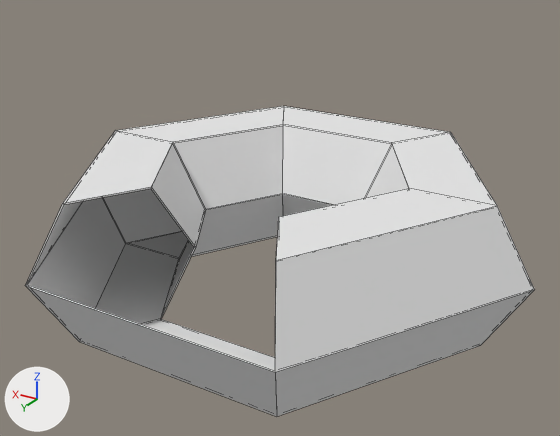
What one commit did to the Blender file Assets/Models/Circle.blend.
Both versions are drawn from a 50 mm lens placed at (-2.13, 3.56, 1.84), pointed at (-0.04, 0.08, 0.1). The axes (+X, +Y, +Z) are drawn at lower left. The lights are the same throughout. Mesh edges are drawn as thin lines.

The older version as bpy lines, for what is in view:
```python
me_torus_001 = bpy.data.meshes.new('Torus.001')
me_torus_001.from_pydata(...)  # 36 vertices, 32 faces; spans x -1.46..1.46, y -1.26..1.26, z -0.4..0.4
me_torus_001.materials.append(mat_circlematerial)  # white #e7e7e7
# before: 25 (-0.61, -1.07, 0.4), 26 (-0.38, -0.67, 0.4), 31 (0.62, -1.07, 0.4), 32 (0.38, -0.67, 0.4)
ob_torus_001 = bpy.data.objects.new('Torus.001', me_torus_001)
ob_torus_001.location = (0.0, 0.0, 0.0)
_m = ob_torus_001.modifiers.new('Solidify', 'SOLIDIFY')
_m.nonmanifold_thickness_mode = 'FIXED'
_m.nonmanifold_merge_threshold = 0.0003
```
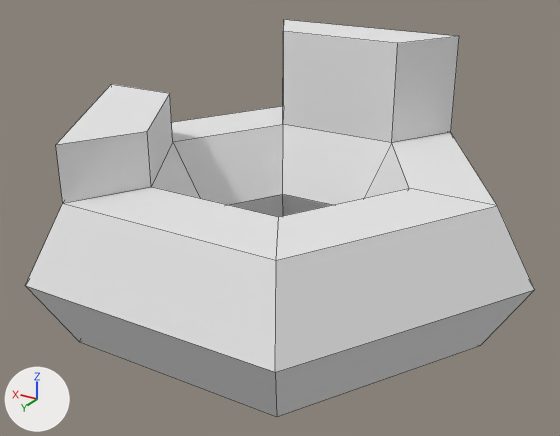
What differs and where, as boxes [x1, y1, x2, y2] in the pictures (560 x 436 px):
'Torus.001', reshaped, modifiers changed (28% taller): before [25, 106, 535, 416]; after [25, 20, 535, 416]
part 1 of me_torus_001, built on: before [63, 131, 172, 204]; after [25, 84, 278, 372]
part 2 of me_torus_001, built on: before [283, 106, 449, 143]; after [283, 20, 459, 143]

The change in detail:
me_torus_001 is used by ob_torus_001; location (0.0, 0.0, 0.0).
Verts and faces of me_torus_001; kept vertices keep their numbers, new ones are numbered from 36.
me_torus_001 had 36 vertices, 32 faces and spanned x -1.46..1.46, y -1.26..1.26, z -0.4..0.4.
me_torus_001 now has 44 vertices, 44 faces and spans x -1.46..1.46, y -1.26..1.26, z -0.4..1.0.
Part 1, on me_torus_001:
1 face is deleted.
4 vertices are added at (1.23, 0.0, 0.7), (0.77, 0.0, 0.7), (0.62, 1.07, 0.7), (0.38, 0.67, 0.7).
9 new faces join them.
Part 2, on me_torus_001:
Faces deleted: (25, 31, 32, 26).
New vertices 40, 41, 42 stand at vertices 25, 26, 31, in that order, plus (0.0, 0.0, 0.6).
New vertex 43 is at (0.39, -0.67, 1.0), pixel (283, 31).
New faces: (31, 32, 43, 42), (40, 42, 43, 41), (26, 41, 43, 32), (25, 31, 42, 40), (25, 40, 41, 26).
Object 'Torus.001' (ob_torus_001) loses its SOLIDIFY modifier named 'Solidify'.
Modifier setting removed (it was nonmanifold_thickness_mode = 'FIXED').
Modifier setting removed (it was nonmanifold_merge_threshold = 0.0003).
